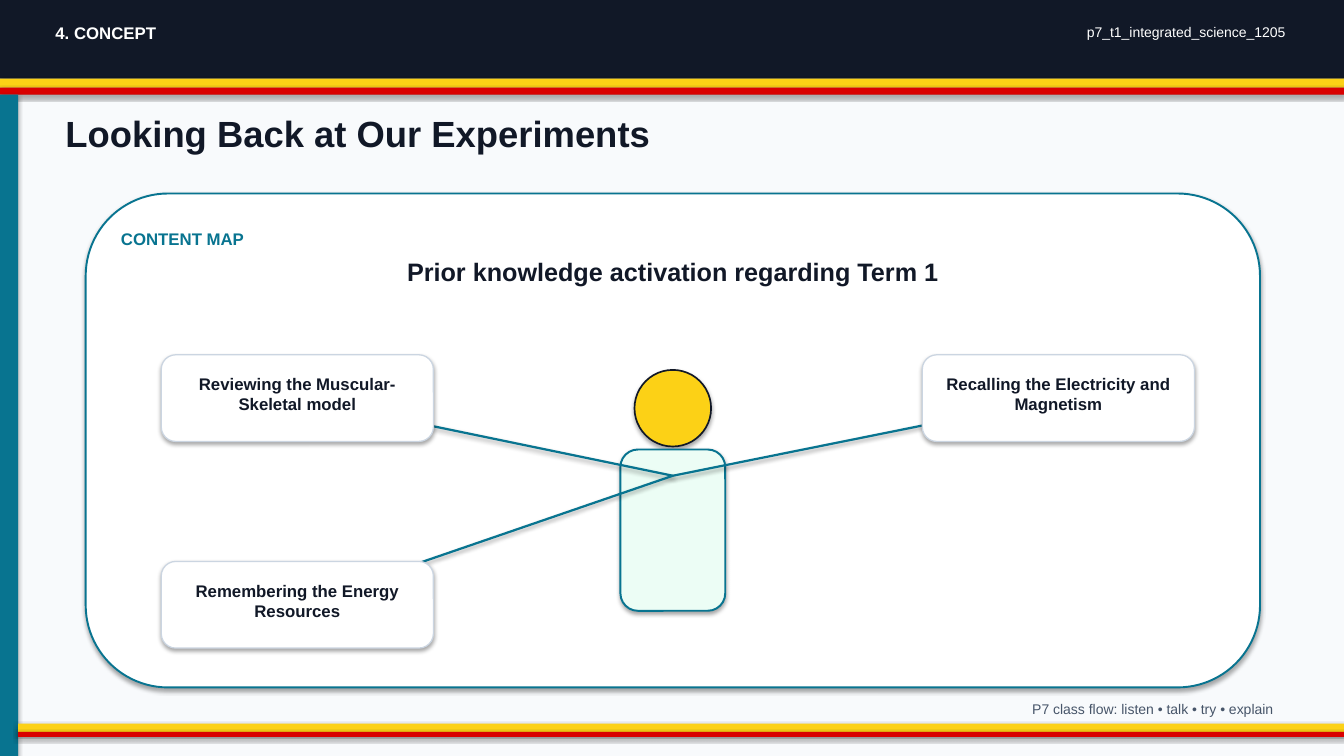
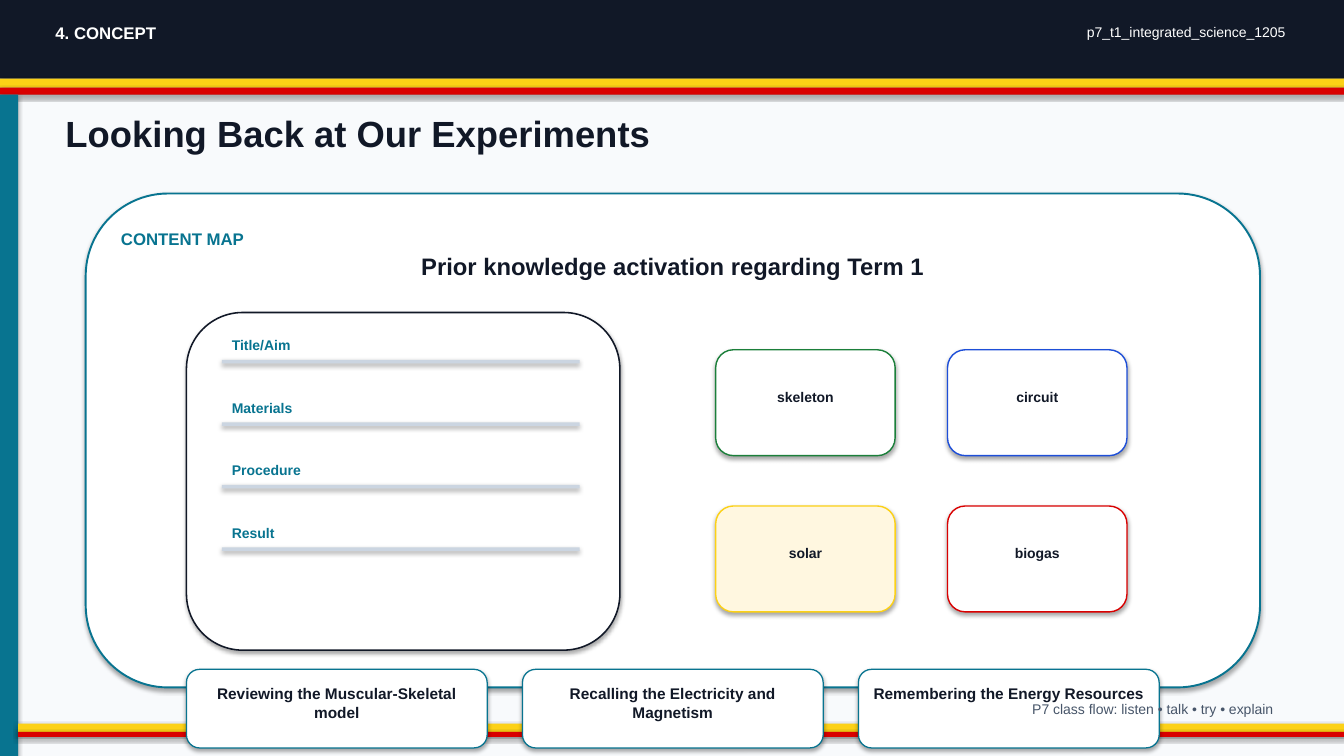
Before and after one commit to yousunjung84-edu/uganda-p7-mvp-20260629, a slide deck: slide 4 of uganda-p7-mvp/p7_t1_integrated_science_1205/p7_t1_integrated_science_1205.pptx. Drawn at 1344x756 pixels with LibreOffice and Linux fonts; fonts in the diff are those of the drawing. Boxes give left, top, right and bottom in pixels: in the first picture for what was removed or moved away, otherwise in the second. Text is boxed around its words. In the diff, an @@ line names an element or a change of style, - is before the commit and + after.

```diff
--- a/uganda-p7-mvp/p7_t1_integrated_science_1205/p7_t1_integrated_science_1205.pptx
+++ b/uganda-p7-mvp/p7_t1_integrated_science_1205/p7_t1_integrated_science_1205.pptx
@@ text "Prior knowledge activation regarding Term ..." at <box>421,257,923,280</box>: size 18 to 17 pt @@
@@ rounded rectangle added at <box>187,313,620,650</box>, fill #FFFFFF, outline #111827 1.1 pt @@
@@ rounded rectangle removed at <box>161,355,434,442</box> @@
@@ text added at <box>232,340,291,351</box>, 10 pt, text #087490, bold @@
+Title/Aim
@@ rounded rectangle: place and size @@
-rounded rectangle at <box>161,562,434,648</box>
+rounded rectangle at <box>716,350,895,456</box>
@@ rounded rectangle at <box>716,350,895,456</box>: outline #CBD5E1 0.9 pt to #1B7F3A 1 pt @@
@@ rounded rectangle: place and size @@
-rounded rectangle at <box>923,355,1195,442</box>
+rounded rectangle at <box>948,350,1127,456</box>
@@ rounded rectangle at <box>948,350,1127,456</box>: outline #CBD5E1 0.9 pt to #1D4ED8 1 pt @@
@@ rectangle added at <box>222,360,580,364</box>, fill #CBD5E1 @@
@@ ellipse removed at <box>634,370,711,447</box> @@
@@ text added at <box>232,403,293,413</box>, 10 pt, text #087490, bold @@
+Materials
@@ line removed from (673, 476) to (297, 398) @@
@@ line removed from (673, 476) to (1059, 398) @@
@@ text added at <box>777,392,834,402</box>, 10 pt, text #111827, bold @@
+skeleton
@@ text added at <box>1016,392,1058,402</box>, 10 pt, text #111827, bold @@
+circuit
@@ rectangle added at <box>222,422,580,426</box>, fill #CBD5E1 @@
@@ text added at <box>232,465,301,475</box>, 10 pt, text #087490, bold @@
+Procedure
@@ line removed from (673, 476) to (297, 605) @@
@@ rounded rectangle removed at <box>620,450,725,611</box> @@
@@ rectangle added at <box>222,485,580,489</box>, fill #CBD5E1 @@
@@ rounded rectangle added at <box>716,506,895,612</box>, fill #FFF7E0, outline #FCD116 1 pt @@
@@ rounded rectangle added at <box>948,506,1127,612</box>, fill #FFFFFF, outline #D90000 1 pt @@
@@ text added at <box>232,528,275,538</box>, 10 pt, text #087490, bold @@
+Result
@@ rectangle added at <box>222,547,580,552</box>, fill #CBD5E1 @@
@@ text added at <box>789,548,822,558</box>, 10 pt, text #111827, bold @@
+solar
@@ text added at <box>1015,548,1060,561</box>, 10 pt, text #111827, bold @@
+biogas
@@ rounded rectangle added at <box>187,669,487,748</box>, fill #FFFFFF, outline #087490 0.9 pt @@
@@ text "Reviewing the Muscular-Skeletal model": place and size @@
-text "Reviewing the Muscular-Skeletal model" at <box>199,378,395,410</box>
+text "Reviewing the Muscular-Skeletal model" at <box>217,688,456,718</box>
@@ rounded rectangle added at <box>522,669,823,748</box>, fill #FFFFFF, outline #087490 0.9 pt @@
@@ text "Recalling the Electricity and Magnetism": place and size @@
-text "Recalling the Electricity and Magnetism" at <box>946,378,1170,414</box>
+text "Recalling the Electricity and Magnetism" at <box>570,688,775,721</box>
@@ rounded rectangle added at <box>859,669,1159,748</box>, fill #FFFFFF, outline #087490 0.9 pt @@
@@ size 12 to 11 pt in 3 elements at <box>217,688,456,718</box>, <box>570,688,775,721</box>, <box>874,688,1144,703</box> @@
@@ text "Remembering the Energy Resources": place and size @@
-text "Remembering the Energy Resources" at <box>196,585,399,617</box>
+text "Remembering the Energy Resources" at <box>874,688,1144,703</box>
```
Also in this commit, not shown: 3 other slides changed, 24 other files.
